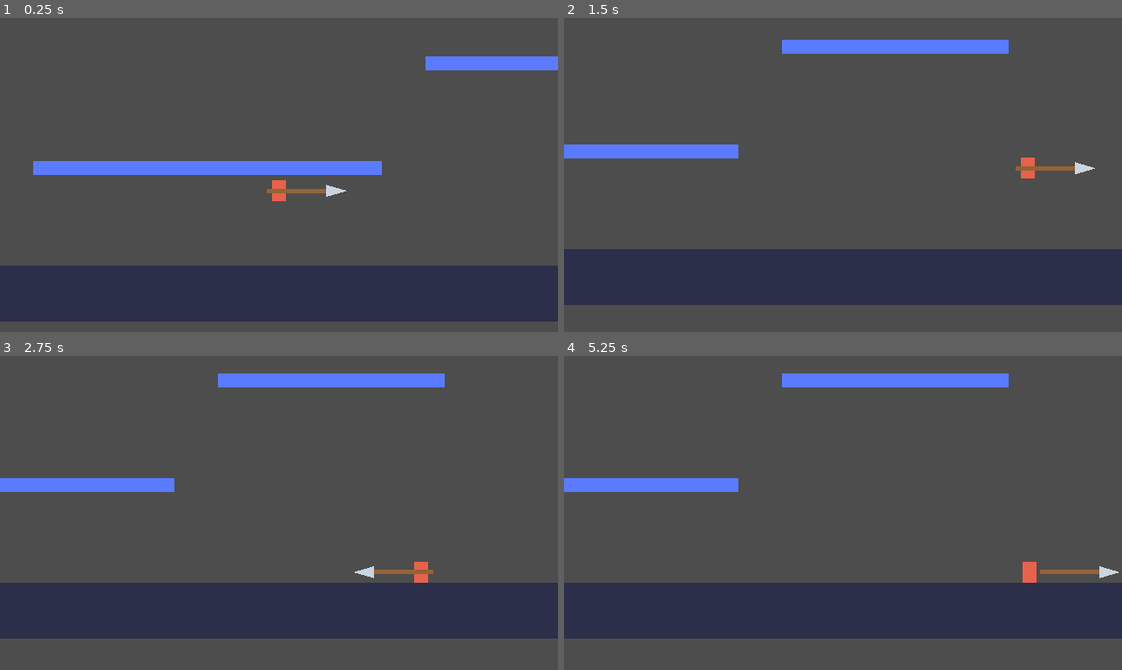
Above: before the commit, frames 1-4 (two rows, left to right).
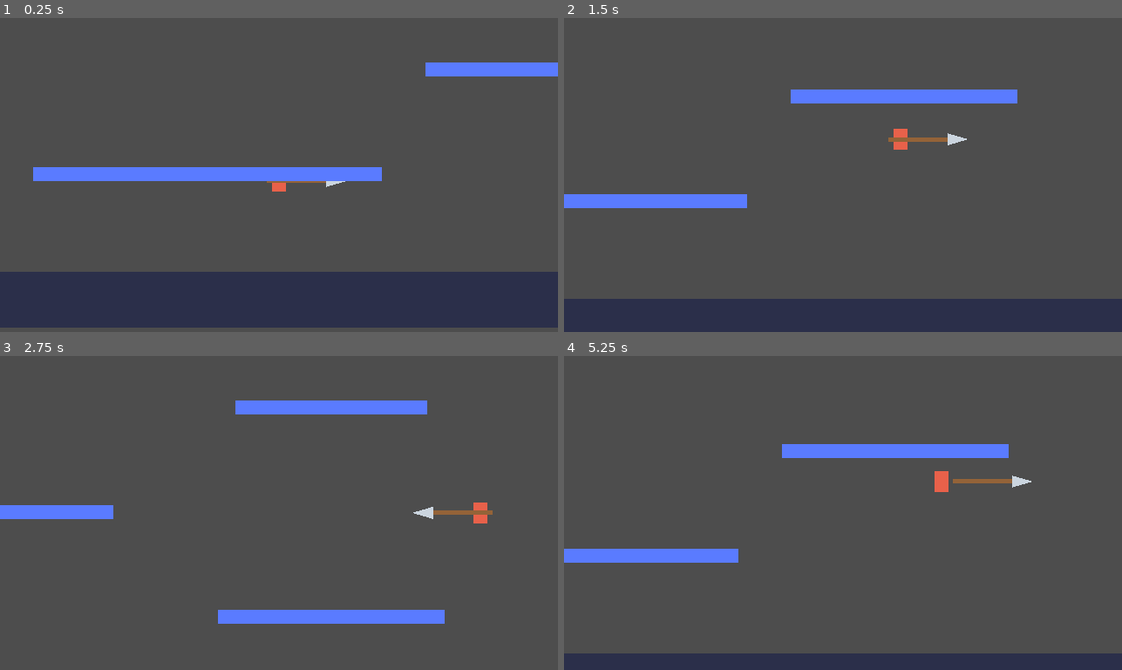
Above: after the commit, the same moments.

Repository: danpokhrel/Prototype3
Game: Godot game, scene res://scenes/main.tscn
Same seed, same stepped clock (60 frames per second), same inputs: the game is played once before the commit and once after it.
Inputs (mouse positions are in pixels of both pictures, inside the frame that each line leads up to):
- Up to frame 1 (0.25 s): no input
- Up to frame 2 (1.5 s): move the mouse to (965, 159) at 0.52 s; hold D (move_right) from 0.53 s (still down); tap Shift (dash) at 0.6, 1.35 s; click (965, 159) at 0.67 s; tap Space (jump) at 0.77, 1.07 s; move the mouse to (731, 190) at 1.27 s
- Up to frame 3 (2.75 s): tap Space (jump) at 1.52, 1.82 s; move the mouse to (334, 443) at 2.02 s; release D (move_right) at 2.03 s; hold A (move_left) from 2.03 s (still down); tap Shift (dash) at 2.1 s
- Up to frame 4 (5.25 s): move the mouse to (815, 575) at 2.77 s; release A (move_left) at 2.78 s; hold D (move_right) 2.78-4.28 s; tap Shift (dash) every 0.75 s from 2.85 to 5.1 s; click (815, 575) at 2.92 s; tap Space (jump) at 3.02, 3.32, 3.77, 4.07, 4.52, 4.82 s; move the mouse to (1010, 560) at 3.52 s; move the mouse to (675, 465) at 4.27 s; hold A (move_left) 4.28-5.03 s; move the mouse to (870, 513) at 5.02 s; hold D (move_right) from 5.03 s (still down); click (870, 513) at 5.17 s

The runs differ from the first frame. In frame 1, 7.6% of the frame differs, in the area x 0-100%, y 12-99%; in frame 2, 32%, in the area x 0-100%, y 6-100%; in frame 3, 24%; in frame 4, 30%.

Commit message:
Rework player movement into a momentum flap/dash system
The level zones are built to test stamina, timed flaps, dives, bounce
landings and dashes, so the controller needs those systems: input
buffering, apex-timed flaps, stamina, dive flaps, dive-bounce landings,
a decaying dash with a down variant, an action chain and a momentum
meter with tier payouts.

Ending a dash now clears a single DashMode state. The old separate
down-dash flag was never reset, so one down dash disabled gravity and
the fall clamp for the rest of the run. Falling no longer weakens
recovery flaps, ground taps no longer count as timed flaps, the dash
actually decays, and the time scale is restored if the player is freed
during a hit-stop.

Adds the move_down action used by the dive flap and the down dash.

Diff:
--- a/project.godot
+++ b/project.godot
@@ -42,6 +42,12 @@
 , Object(InputEventKey,"resource_local_to_scene":false,"resource_name":"","device":-1,"window_id":0,"alt_pressed":false …(181 unchanged characters)…
 ]
 }
+move_down={
+"deadzone": 0.5,
+"events": [Object(InputEventKey,"resource_local_to_scene":false,"resource_name":"","device":-1,"window_id":0,"alt_pressed":false,"shift_pressed":false,"ctrl_pressed":false,"meta_pressed":false,"pressed":false,"keycode":0,"physical_keycode":83,"key_label":0,"unicode":0,"location":0,"echo":false,"script":null)
+, Object(InputEventKey,"resource_local_to_scene":false,"resource_name":"","device":-1,"window_id":0,"alt_pressed":false,"shift_pressed":false,"ctrl_pressed":false,"meta_pressed":false,"pressed":false,"keycode":0,"physical_keycode":4194322,"key_label":0,"unicode":0,"location":0,"echo":false,"script":null)
+]
+}
 dash={
 "deadzone": 0.2,
 "events": [Object(InputEventKey,"resource_local_to_scene":false,"resource_name":"","device":-1,"window_id":0,"alt_press …(195 unchanged characters)…
--- a/scenes/player.tscn
+++ b/scenes/player.tscn
@@ -6,7 +6,7 @@
 [sub_resource type="RectangleShape2D" id="RectangleShape2D_player"]
 size = Vector2(16.0, 24.0)
 
-[node name="Player" type="CharacterBody2D"]
+[node name="Player" type="CharacterBody2D" groups=["player"]]
 script = ExtResource("1_script")
 
 [node name="Sprite" type="Sprite2D" parent="."]
--- a/scripts/player.gd
+++ b/scripts/player.gd
@@ -1,51 +1,234 @@
 class_name Player
 extends CharacterBody2D
+
+## Joust-inspired momentum player. Floaty flap with a timing skill curve,
+## stamina-limited hovering, a tight decaying dash (horizontal and downward),
+## dive-bounce landings, and a momentum meter built through skilled actions.
+##
+## Feel systems:
+## - Input buffering: flap/dash presses are captured as events and consumed
+##   per physics tick via countdown timers (Godot issue #73339).
+## - Speed preservation: a bounce never overwrites a faster same-direction
+##   speed.
+## - Apex float: gravity halves near the apex, widening the timed-flap window.
+## - Stamina: flaps cost stamina, regenerated on the ground and refunded by
+##   bounce landings, so hovering drains a visible resource.
+## - Chain: skilled actions within a window extend a chain; repeats of the
+##   same action type pay diminishing returns.
+## - Meter payouts: momentum tiers boost flap strength and dash readiness.
+##
+## Tuning: every value is an @export, so you can select the Player node in the
+## editor and change values in the Inspector while the game runs.
+
+signal flapped(flap_type: StringName)
+signal dashed(dash_type: StringName)
+signal landed(impact_speed: float)
+signal bounced(impact_speed: float)
+signal stamina_changed(value: float)
+signal momentum_changed(value: float)
+signal chain_changed(count: int)
 
 ## Horizontal movement
 @export var ground_acceleration: float = 1200.0
 @export var air_acceleration: float = 600.0
+## How much air acceleration is lost at top speed (0 = no loss, 1 = none left).
+@export_range(0.0, 1.0) var air_control_loss_at_speed: float = 0.6
 @export var ground_friction: float = 1000.0
-@export var air_friction: float = 60.0
+@export var air_friction: float = 40.0
 @export var max_speed: float = 350.0
-
-## Flapping movement
-@export var flap_impulse: float = 280.0       # upward velocity added per tap
-@export var gravity: float = 900.0
-@export var max_fall_speed: float = 500.0
-@export var max_rise_speed: float = -450.0
-
-## Dash settings
+## Air acceleration multiplier while an action chain is active (chaining feel).
+@export_range(1.0, 2.0) var chain_air_control_bonus: float = 1.3
+
+## Flapping movement. Lower gravity and a lower fall clamp make the flap
+## floaty; the rise curve punishes spam and rewards apex timing.
+@export var flap_impulse: float = 280.0
+## Flap strength multiplier when already rising at max rise speed (spamming).
+@export_range(0.0, 1.0) var flap_min_factor: float = 0.12
+## Vertical speed window around the apex that counts as a timed flap.
+@export var flap_timing_window: float = 90.0
+## Extra impulse for a perfectly timed flap.
+@export var flap_timing_bonus: float = 60.0
+## Rise fraction above which a flap counts as spam and drains momentum.
+@export_range(0.0, 1.0) var flap_spam_rise_threshold: float = 0.5
+@export var gravity: float = 620.0
+## Extra gravity while falling; keeps the descent from feeling weightless.
+@export var gravity_fall_multiplier: float = 1.2
+## Gravity multiplier near the apex (Celeste-style half-gravity float window).
+@export_range(0.0, 1.0) var apex_gravity_multiplier: float = 0.5
+## Vertical speed window around the apex where gravity is reduced.
+@export var apex_gravity_window: float = 90.0
+@export var max_fall_speed: float = 450.0
+@export var max_rise_speed: float = -400.0
+
+## Flap steering coupling (Joust): a flap adds a fraction of the held
+## horizontal direction as extra sideways momentum.
+@export_range(0.0, 1.0) var flap_steer: float = 0.35
+
+## Stamina. Flaps cost stamina; it regenerates on the ground and bounce
+## landings refund some. When stamina runs out, no flap is possible.
+@export var max_stamina: float = 5.0
+@export var flap_stamina_cost: float = 1.0
+@export var dive_flap_stamina_cost: float = 1.0
+@export var stamina_ground_regen_rate: float = 3.0
+@export var bounce_stamina_refund: float = 2.0
+
+## Dive flap: hold S/Down while flapping to sink fast and gain horizontal speed.
+@export var dive_flap_downward: float = 250.0
+@export var dive_flap_horizontal: float = 180.0
+## Cost of the dive flap: the flap action is locked out for this long.
+@export var dive_flap_lockout: float = 0.35
+
+## Dash settings. A tight punch: a strong burst that decays quickly to a
+## fraction of its peak, layered on top of kept pre-dash momentum.
 @export var dash_speed: float = 650.0
-@export var dash_duration: float = 0.2
-@export var dash_cooldown: float = 2.0
+## Fraction of dash_speed the burst has decayed to when the dash ends.
+@export_range(0.0, 1.0) var dash_end_factor: float = 0.15
+## Fraction of pre-dash horizontal velocity kept on top of the dash burst.
+@export_range(0.0, 1.0) var dash_momentum_retention: float = 0.35
+@export var dash_duration: float = 0.12
+@export var dash_cooldown: float = 1.2
+## Downward dash: hold S/Down while dashing to slam down instead. This is the
+## setup move for bounce landings.
+@export var dash_down_speed: float = 550.0
+## Fraction of dash_down_speed the slam has decayed to when the dash ends.
+@export_range(0.0, 1.0) var dash_down_end_factor: float = 0.5
+## Fraction of the dash cooldown removed at the top momentum tier.
+@export_range(0.0, 1.0) var dash_cooldown_tier2_reduction: float = 0.5
+
+## Dive-bounce landing. Landing hard while holding a horizontal direction
+## converts fall speed into a forward burst.
+@export var bounce_min_fall_speed: float = 420.0
+## Fraction of fall speed converted into horizontal velocity.
+@export_range(0.0, 1.0) var bounce_conversion: float = 0.7
+@export var bounce_pop: float = 120.0
+
+## Input buffering. Presses are captured as events and consumed per tick, so
+## rapid taps and tick-boundary presses are never dropped. Kept short: the
+## action should feel like it happened when the player pressed it.
+@export_range(0.0, 0.1) var flap_buffer_window: float = 0.05
+@export_range(0.0, 0.1) var dash_buffer_window: float = 0.05
+
+## Action chaining. Skilled actions (timed flap, dive flap, bounce landing,
+## dash) within the chain window extend the chain. When the window expires the
+## chain decays one link at a time instead of resetting to zero. Repeating the
+## same action type within the variety window pays diminishing returns.
+@export var chain_window: float = 0.9
+## Seconds between chain link decays after the chain window expires.
+@export var chain_decay_step: float = 0.6
+## Momentum gain multiplier per chain link beyond the first.
+@export_range(0.0, 2.0) var chain_gain_bonus: float = 0.35
+## Seconds a repeated action type stays "stale" for the variety clause.
+@export var chain_variety_window: float = 2.0
+## Gain multipliers for the 1st, 2nd, 3rd+ repeat of the same action type.
+@export var chain_variety_factors: Array[float] = [1.0, 0.7, 0.4]
+
+## Momentum meter. Built only by skilled actions; drains passively (faster on
+## the ground) and takes a hit from spam flaps. Payouts in movement power:
+## tier 1 boosts flap strength, tier 2 shortens the dash cooldown.
+@export var momentum_gain_flap: float = 0.1
+@export var momentum_gain_bounce: float = 0.2
+@export var momentum_gain_dash: float = 0.08
+@export var momentum_spam_penalty: float = 0.15
+@export var momentum_air_drain_rate: float = 0.08
+@export var momentum_ground_drain_rate: float = 0.4
+## Tier 1: flap strength multiplier at this meter value or above.
+@export var momentum_tier1: float = 0.5
+@export var momentum_tier1_flap_boost: float = 1.15
+## Tier 2: dash cooldown reduction at this meter value or above.
+@export var momentum_tier2: float = 0.9
+
+## Juice. Hit-stop freezes the game briefly on high-impact moments.
+@export var hitstop_bounce_ref_speed: float = 500.0
+@export var hitstop_bounce_max_duration: float = 0.1
+@export var hitstop_dash_duration: float = 0.04
+@export var hitstop_time_scale: float = 0.05
 
 ## Input actions
 @export var input_left: StringName = &"move_left"
 @export var input_right: StringName = &"move_right"
+@export var input_down: StringName = &"move_down"
 @export var input_flap: StringName = &"jump"
 @export var input_dash: StringName = &"dash"
 
-## Dash state
-var is_dashing: bool = false
+## Dash state. One mode instead of separate flags, so a dash always ends by
+## restoring gravity and the fall clamp.
+enum DashMode { NONE, HORIZONTAL, DOWN }
+var dash_mode: DashMode = DashMode.NONE
 var dash_timer: float = 0.0
 var dash_cooldown_timer: float = 0.0
 var dash_direction: float = 1.0
-
-
+var _pre_dash_velocity_x: float = 0.0
+
+## Action chain state
+var chain_count: int = 0
+var chain_timer: float = 0.0
+var chain_decay_timer: float = 0.0
+var _last_action_type: StringName = &""
+var _last_action_time: float = 0.0
+var _action_repeat_count: int = 0
+var _time: float = 0.0
+
+## Momentum meter (0..1)
+var momentum: float = 0.0
+
+## Stamina (0..max_stamina)
+var stamina: float = 0.0
+
+## Input buffers: countdown timers set by input events, consumed per tick.
+var _flap_buffer_timer: float = 0.0
+var _dash_buffer_timer: float = 0.0
+
+## Flap lockout after a dive flap.
+var _flap_lockout_timer: float = 0.0
+
+## Hit-stop state (timestamp-based so overlapping hits extend, not corrupt).
+var _hitstop_end_msec: int = 0
+
+
+## Starts the run with a full stamina bar.
+func _ready() -> void:
+	stamina = max_stamina
+
+
+## Captures flap and dash presses as buffered events.
+func _unhandled_input(event: InputEvent) -> void:
+	# Event-driven capture: every press lands here exactly once, so nothing is
+	# lost between physics ticks. Consumption happens in _physics_process.
+	if event.is_action_pressed(input_flap):
+		_flap_buffer_timer = flap_buffer_window
+	elif event.is_action_pressed(input_dash):
+		_dash_buffer_timer = dash_buffer_window
+
+
+## Runs the movement, dash, flap, bounce and meter systems for one tick.
 func _physics_process(delta: float) -> void:
 	var direction: float = Input.get_axis(input_left, input_right)
 	var grounded: bool = is_on_floor()
-
-	# Dash cooldown
+	_time += delta
+
+	# Timers.
 	dash_cooldown_timer = maxf(dash_cooldown_timer - delta, 0.0)
+	_flap_lockout_timer = maxf(_flap_lockout_timer - delta, 0.0)
+	_flap_buffer_timer = maxf(_flap_buffer_timer - delta, 0.0)
+	_dash_buffer_timer = maxf(_dash_buffer_timer - delta, 0.0)
+	_update_chain(delta)
+	_restore_time_scale()
+
+	# Consume buffered inputs.
+	var flap_pressed: bool = _flap_buffer_timer > 0.0 and _flap_lockout_timer == 0.0
+	var dash_pressed: bool = _dash_buffer_timer > 0.0 and dash_cooldown_timer == 0.0 \
+	and dash_mode == DashMode.NONE
+	if flap_pressed:
+		_flap_buffer_timer = 0.0
+	if dash_pressed:
+		_dash_buffer_timer = 0.0
 
 	# Start dash
-	if Input.is_action_just_pressed(input_dash) \
-	and dash_cooldown_timer == 0.0 \
-	and not is_dashing:
-		is_dashing = true
+	if dash_pressed:
+		dash_mode = DashMode.DOWN if Input.is_action_pressed(input_down) \
+		else DashMode.HORIZONTAL
 		dash_timer = dash_duration
-		dash_cooldown_timer = dash_cooldown
+		dash_cooldown_timer = _dash_cooldown_for_tier()
 
 		if direction != 0.0:
 			dash_direction = direction
@@ -55,28 +238,234 @@
 		if dash_direction == 0.0:
 			dash_direction = 1.0
 
+		# Keep part of the pre-dash momentum to layer the burst on.
+		_pre_dash_velocity_x = velocity.x * dash_momentum_retention
+		_register_skilled_action(&"dash", momentum_gain_dash)
+		_start_hitstop(hitstop_dash_duration)
+		dashed.emit(&"down" if dash_mode == DashMode.DOWN else &"horizontal")
+
 	# Horizontal movement
-	if is_dashing:
-		velocity.x = dash_direction * dash_speed
+	if dash_mode != DashMode.NONE:
 		dash_timer -= delta
+		var dash_frac: float = clampf(dash_timer / dash_duration, 0.0, 1.0)
+		if dash_mode == DashMode.DOWN:
+			# Downward dash: a clean vertical slam, gravity suppressed so the
+			# speed stays sharp. Horizontal control stays available.
+			velocity.y = lerpf(dash_down_speed,
+					dash_down_speed * dash_down_end_factor, 1.0 - dash_frac)
+		else:
+			# Tight burst: peak speed decaying to dash_end_factor, layered on
+			# the retained pre-dash momentum.
+			var falloff: float = lerpf(1.0, dash_end_factor, 1.0 - dash_frac)
+			velocity.x = dash_direction * dash_speed * falloff + _pre_dash_velocity_x
 		if dash_timer <= 0.0:
-			is_dashing = false
+			dash_mode = DashMode.NONE
 	else:
 		var accel: float = ground_acceleration if grounded else air_acceleration
 		var fric: float = ground_friction if grounded else air_friction
+
+		# Air control shrinks as horizontal speed grows: fast = committed.
+		# An active chain partially restores it (chaining feel).
+		if not grounded:
+			var speed_frac: float = clampf(absf(velocity.x) / max_speed, 0.0, 1.0)
+			var control: float = lerpf(1.0, 1.0 - air_control_loss_at_speed, speed_frac)
+			if chain_timer > 0.0:
+				control = minf(control * chain_air_control_bonus, 1.0)
+			accel = accel * control
 
 		if direction != 0.0:
 			velocity.x = move_toward(velocity.x, direction * max_speed, accel * delta)
 		else:
 			velocity.x = move_toward(velocity.x, 0.0, fric * delta)
 
-	# Gravity
-	velocity.y += gravity * delta
-
-	if Input.is_action_just_pressed(input_flap):
-		velocity.y = maxf(velocity.y - flap_impulse, max_rise_speed)
-
-	# Clamp vertical velocity
-	velocity.y = clampf(velocity.y, max_rise_speed, max_fall_speed)
-
+	# Asymmetric gravity: heavier on the way down, lighter near the apex.
+	# Suppressed during a downward dash so the slam stays sharp.
+	var fall_gravity: float = gravity * (gravity_fall_multiplier if velocity.y > 0.0 else 1.0)
+	if absf(velocity.y) <= apex_gravity_window:
+		fall_gravity *= apex_gravity_multiplier
+	if dash_mode != DashMode.DOWN:
+		velocity.y += fall_gravity * delta
+
+	# Flapping
+	if flap_pressed:
+		_do_flap(direction, grounded)
+
+	# Clamp vertical velocity (except during a downward dash)
+	if dash_mode != DashMode.DOWN:
+		velocity.y = clampf(velocity.y, max_rise_speed, max_fall_speed)
+
+	# Dive-bounce landing: convert a hard fall into a forward burst.
+	var was_on_floor: bool = grounded
+	var fall_speed: float = velocity.y
 	move_and_slide()
+	if is_on_floor() and not was_on_floor and fall_speed >= bounce_min_fall_speed \
+	and direction != 0.0:
+		var burst: float = direction * fall_speed * bounce_conversion
+		# Speed preservation: keep the faster of the bounce burst and current.
+		velocity.x = _preserve_speed(velocity.x, burst)
+		velocity.y = -bounce_pop
+		_register_skilled_action(&"bounce", momentum_gain_bounce)
+		stamina = minf(stamina + bounce_stamina_refund, max_stamina)
+		stamina_changed.emit(stamina)
+		_start_hitstop(minf(fall_speed / hitstop_bounce_ref_speed * hitstop_bounce_max_duration,
+				hitstop_bounce_max_duration))
+		bounced.emit(fall_speed)
+	elif is_on_floor() and not was_on_floor:
+		landed.emit(fall_speed)
+
+	# Stamina regen on the ground.
+	if is_on_floor() and stamina < max_stamina:
+		stamina = minf(stamina + stamina_ground_regen_rate * delta, max_stamina)
+		stamina_changed.emit(stamina)
+
+	_update_momentum(delta, is_on_floor())
+
+
+## Applies a flap. An airborne flap near the apex gets full impulse plus a
+## bonus; flaps while rising fast are heavily reduced and drain momentum, so
+## spamming costs you. Holding S/Down turns the flap into a dive flap. A flap
+## also couples the held horizontal direction into extra sideways momentum
+## (Joust steering). Flaps cost stamina: no stamina, no flap.
+func _do_flap(direction: float, grounded: bool) -> void:
+	if Input.is_action_pressed(input_down):
+		# Dive flap: sink fast and gain horizontal speed, at the cost of a
+		# brief flap lockout.
+		if stamina < dive_flap_stamina_cost:
+			return
+		stamina -= dive_flap_stamina_cost
+		stamina_changed.emit(stamina)
+		velocity.y += dive_flap_downward
+		if direction != 0.0:
+			velocity.x += direction * dive_flap_horizontal
+		_flap_lockout_timer = dive_flap_lockout
+		_register_skilled_action(&"dive", momentum_gain_flap)
+		flapped.emit(&"dive")
+	else:
+		# Neutral flap: strength falls off the faster you already rise.
+		if stamina < flap_stamina_cost:
+			return
+		stamina -= flap_stamina_cost
+		stamina_changed.emit(stamina)
+		# Flap steering coupling: spending a flap to steer adds sideways momentum.
+		if direction != 0.0:
+			velocity.x += direction * flap_impulse * flap_steer
+
+		var rise_frac: float = clampf(velocity.y / max_rise_speed, 0.0, 1.0)
+		var factor: float = lerpf(1.0, flap_min_factor, rise_frac)
+		var strength: float = _flap_strength_for_tier()
+		# Only an airborne flap near the apex counts as timed; a ground tap
+		# would otherwise always qualify at rest.
+		if not grounded and absf(velocity.y) <= flap_timing_window:
+			var impulse: float = (flap_impulse + flap_timing_bonus) * strength
+			velocity.y = maxf(velocity.y - impulse, max_rise_speed)
+			_register_skilled_action(&"timed", momentum_gain_flap)
+			flapped.emit(&"timed")
+		else:
+			velocity.y = maxf(velocity.y - flap_impulse * factor * strength, max_rise_speed)
+			if rise_frac > flap_spam_rise_threshold:
+				# Spamming while rising fast: momentum takes a hit.
+				momentum = maxf(momentum - momentum_spam_penalty, 0.0)
+				momentum_changed.emit(momentum)
+			flapped.emit(&"neutral")
+
+
+## Registers a skilled action: extends the chain if it is still open, otherwise
+## starts a new one, and adds momentum scaled by the chain length and the
+## variety clause (repeating the same action type pays diminishing returns).
+func _register_skilled_action(action_type: StringName, base_gain: float) -> void:
+	if chain_timer > 0.0:
+		chain_count += 1
+	else:
+		chain_count = 1
+	chain_timer = chain_window
+	chain_decay_timer = 0.0
+	chain_changed.emit(chain_count)
+
+	# Variety clause: repeats of the same action type within the window decay.
+	if action_type == _last_action_type \
+	and _time - _last_action_time <= chain_variety_window:
+		_action_repeat_count += 1
+	else:
+		_action_repeat_count = 0
+	_last_action_type = action_type
+	_last_action_time = _time
+
+	var variety_factor: float = 1.0
+	if _action_repeat_count > 0:
+		var index: int = mini(_action_repeat_count, chain_variety_factors.size() - 1)
+		variety_factor = chain_variety_factors[index]
+
+	var gain: float = base_gain * (1.0 + chain_gain_bonus * (chain_count - 1)) \
+	* variety_factor
+	momentum = minf(momentum + gain, 1.0)
+	momentum_changed.emit(momentum)
+
+
+## Lets the chain decay one link at a time after the window expires instead of
+## resetting to zero (DMC-style gauge).
+func _update_chain(delta: float) -> void:
+	if chain_timer > 0.0:
+		chain_timer = maxf(chain_timer - delta, 0.0)
+		if chain_timer == 0.0:
+			chain_decay_timer = chain_decay_step
+	elif chain_count > 0:
+		chain_decay_timer -= delta
+		if chain_decay_timer <= 0.0:
+			chain_count = maxi(chain_count - 1, 0)
+			chain_decay_timer = chain_decay_step
+			chain_changed.emit(chain_count)
+
+
+## Returns the dash cooldown for the current momentum tier.
+func _dash_cooldown_for_tier() -> float:
+	if momentum >= momentum_tier2:
+		return dash_cooldown * (1.0 - dash_cooldown_tier2_reduction)
+	return dash_cooldown
+
+
+## Returns the flap strength multiplier for the current momentum tier.
+func _flap_strength_for_tier() -> float:
+	if momentum >= momentum_tier1:
+		return momentum_tier1_flap_boost
+	return 1.0
+
+
+## Speed preservation rule (Celeste): if the new speed is slower than the
+## current speed in the same direction, keep the current speed.
+func _preserve_speed(current_x: float, new_x: float) -> float:
+	if signf(current_x) == signf(new_x) and absf(current_x) > absf(new_x):
+		return current_x
+	return new_x
+
+
+## Freezes the game briefly for impact weight. Overlapping hits extend the
+## freeze rather than corrupting it.
+func _start_hitstop(duration: float) -> void:
+	var end_msec: int = Time.get_ticks_msec() + int(duration * 1000.0)
+	if end_msec > _hitstop_end_msec:
+		_hitstop_end_msec = end_msec
+		if Engine.time_scale != hitstop_time_scale:
+			Engine.time_scale = hitstop_time_scale
+			get_tree().create_timer(duration, true, false, true).timeout.connect(
+					_restore_time_scale)
+
+
+## Restores normal time scale when the hit-stop window has elapsed.
+func _restore_time_scale() -> void:
+	if Engine.time_scale != 1.0 and Time.get_ticks_msec() >= _hitstop_end_msec:
+		Engine.time_scale = 1.0
+
+
+## Restores the time scale if this node is freed mid-hit-stop.
+func _exit_tree() -> void:
+	if Engine.time_scale == hitstop_time_scale:
+		Engine.time_scale = 1.0
+
+
+## Drains the momentum meter passively; faster on the ground.
+func _update_momentum(delta: float, grounded: bool) -> void:
+	var drain: float = momentum_ground_drain_rate if grounded else momentum_air_drain_rate
+	var before: float = momentum
+	momentum = maxf(momentum - drain * delta, 0.0)
+	if momentum != before:
+		momentum_changed.emit(momentum)
